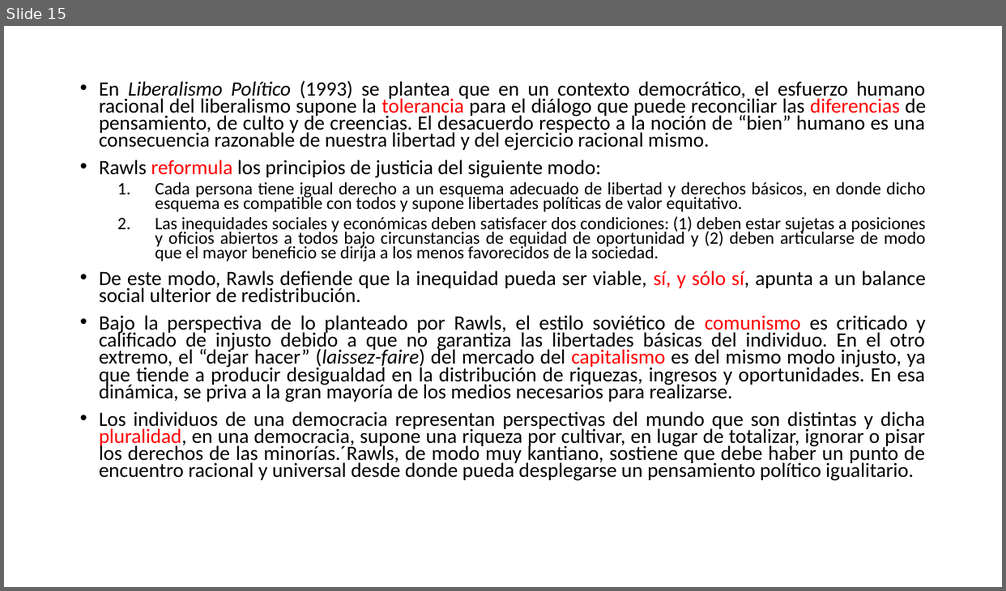
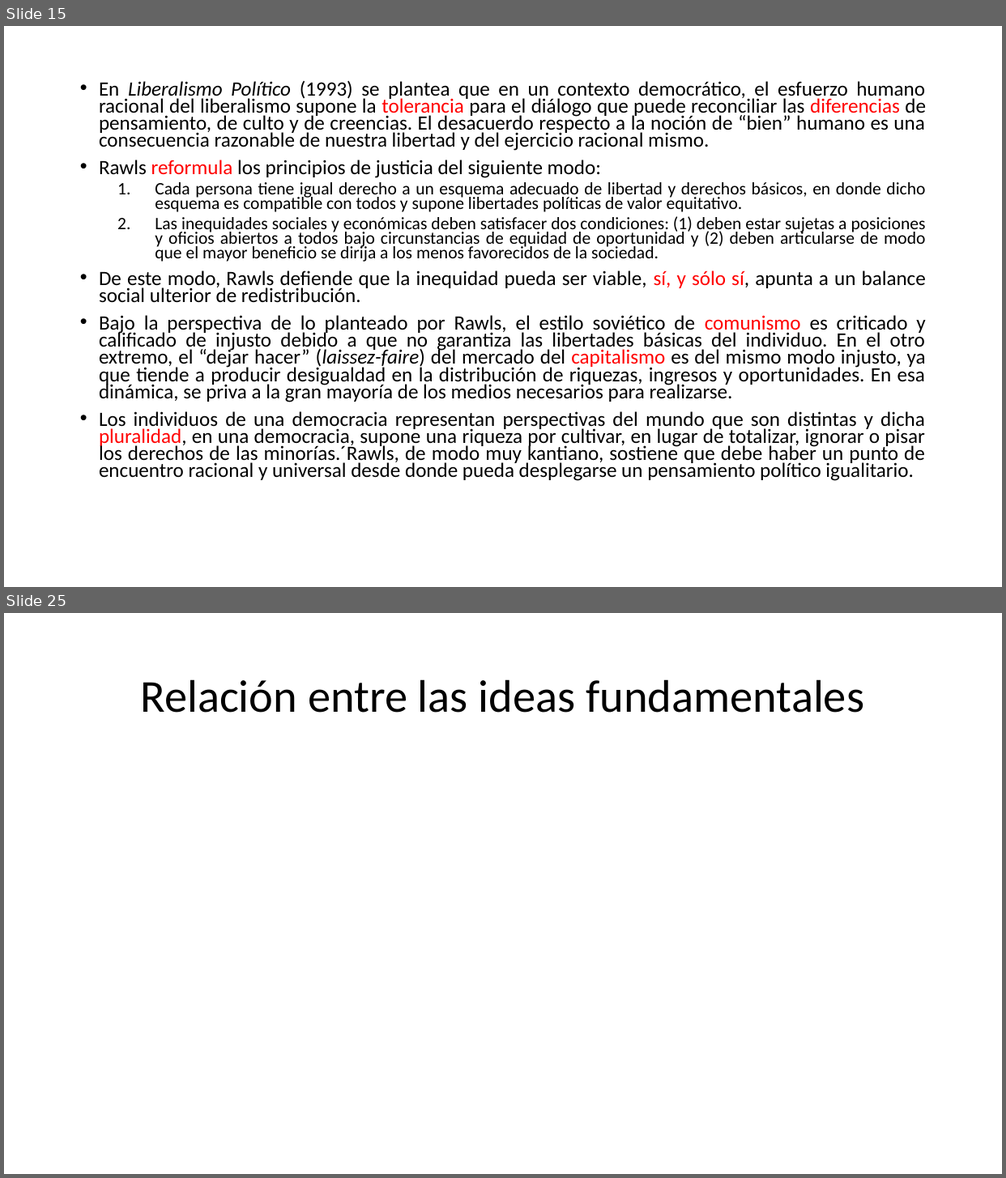
Before and after one commit to zaboltar/zaboltar.github.io, a slide deck: assets uarm/2019 sol-penscri-justfilpol/John Rawls - Justice as Fairness.pptx. Shown one above the other, each under a label of ours: slide 15 before the commit, slides 15 and 25 after it; the slides between them are not shown. The pictures are 1006x591 and 1006x1178 pixels, drawn with LibreOffice and Linux fonts; fonts in the diff are those of the drawing. Boxes give left, top, right and bottom in pixels: in the first picture for what was removed or moved away, otherwise in the second. Text is boxed around its words. In the diff, an @@ line names an element or a change of style, - is before the commit and + after.

```diff
--- a/assets uarm/2019 sol-penscri-justfilpol/John Rawls - Justice as Fairness.pptx
+++ b/assets uarm/2019 sol-penscri-justfilpol/John Rawls - Justice as Fairness.pptx
@@ slide 25 added at bbox=[4, 613, 1002, 1174], background #FFFFFF @@
@@ title added at bbox=[140, 679, 864, 713], 44 pt, text #000000 @@
+Relación entre las ideas fundamentales
```
Also in this commit, not shown: 1 slide changed, 11 other slides added.
